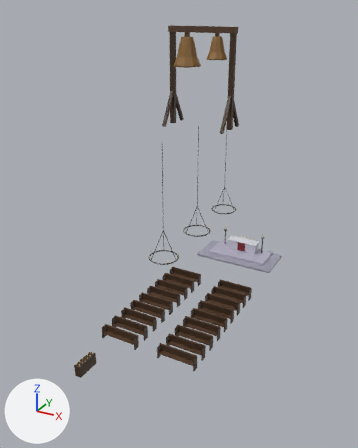
A saved change to the glTF model assets/cathedral-furnishing.glb.
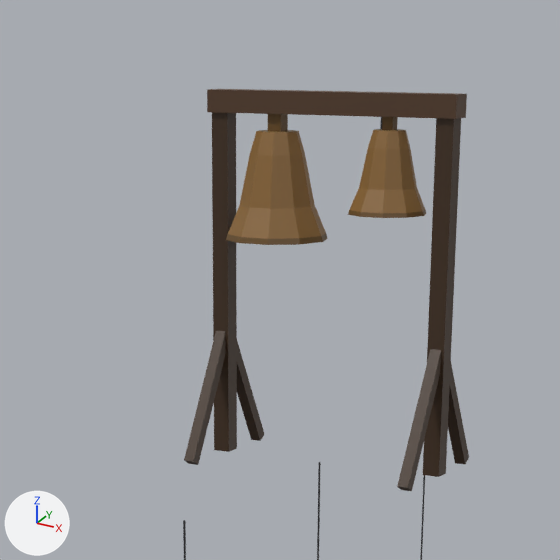
Each version is shown whole from a 50 mm camera at (16.98, -34.49, 24.24) aimed at (0.1, -3.8, 8.9), then close up on the part from 31% to 74% of the width and 0% to 34% of the height. The axes (+X, +Y, +Z) are drawn at lower left. The lights are the same throughout. The older version's two pictures come first. Where no turn or scale is listed for an object, it has been applied to the vertices.

Names of what the first close-up shows: 'cathedral-furnishing'.
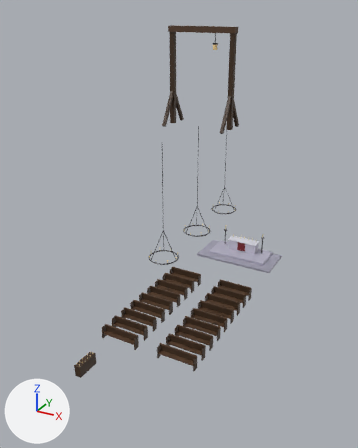
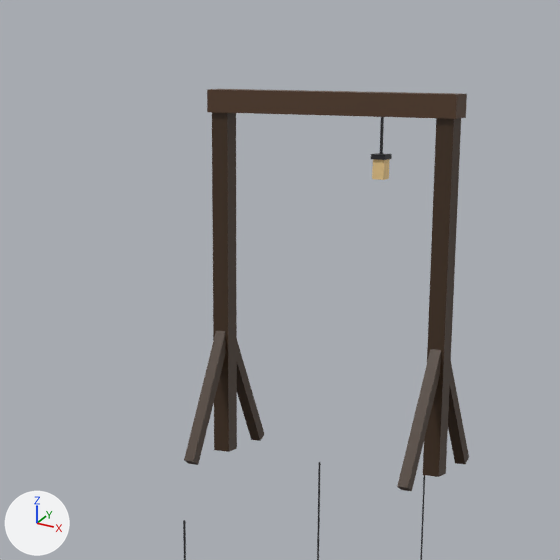
Boxes (x1, y1, x2, y2) around the edits, measured in the close-ups (560 x 560 px):
part 1 of me_cathedral_furnishing, deleted (brown)
    before: (226, 114, 426, 245)

What the commit changed:
me_cathedral_furnishing is used by ob_cathedral_furnishing; location (2.02, -1.33, 11.71).
me_cathedral_furnishing had 2202 vertices, 3472 faces and spanned x -6.1..6.1, y -12.9..12.9, z -11.7..11.7.
me_cathedral_furnishing now has 2026 vertices, 3192 faces and spans x -6.1..6.1, y -12.9..12.9, z -11.7..11.7.
me_cathedral_furnishing part 1: 10 loose pieces with 176 vertices, spanning x 3.1..5.7, y -12.6..-11.4, z 10.0..11.5, are deleted.
